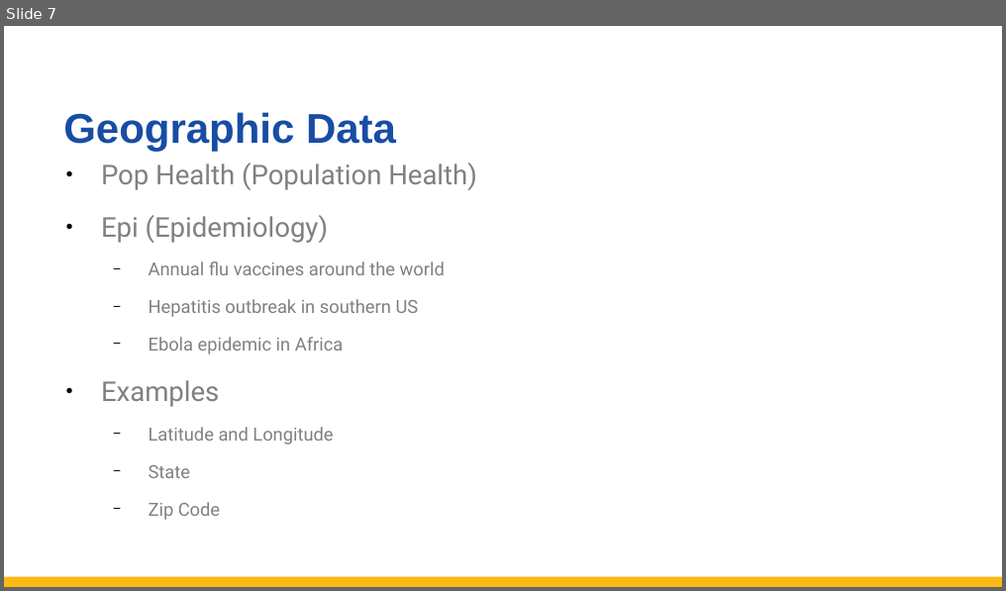
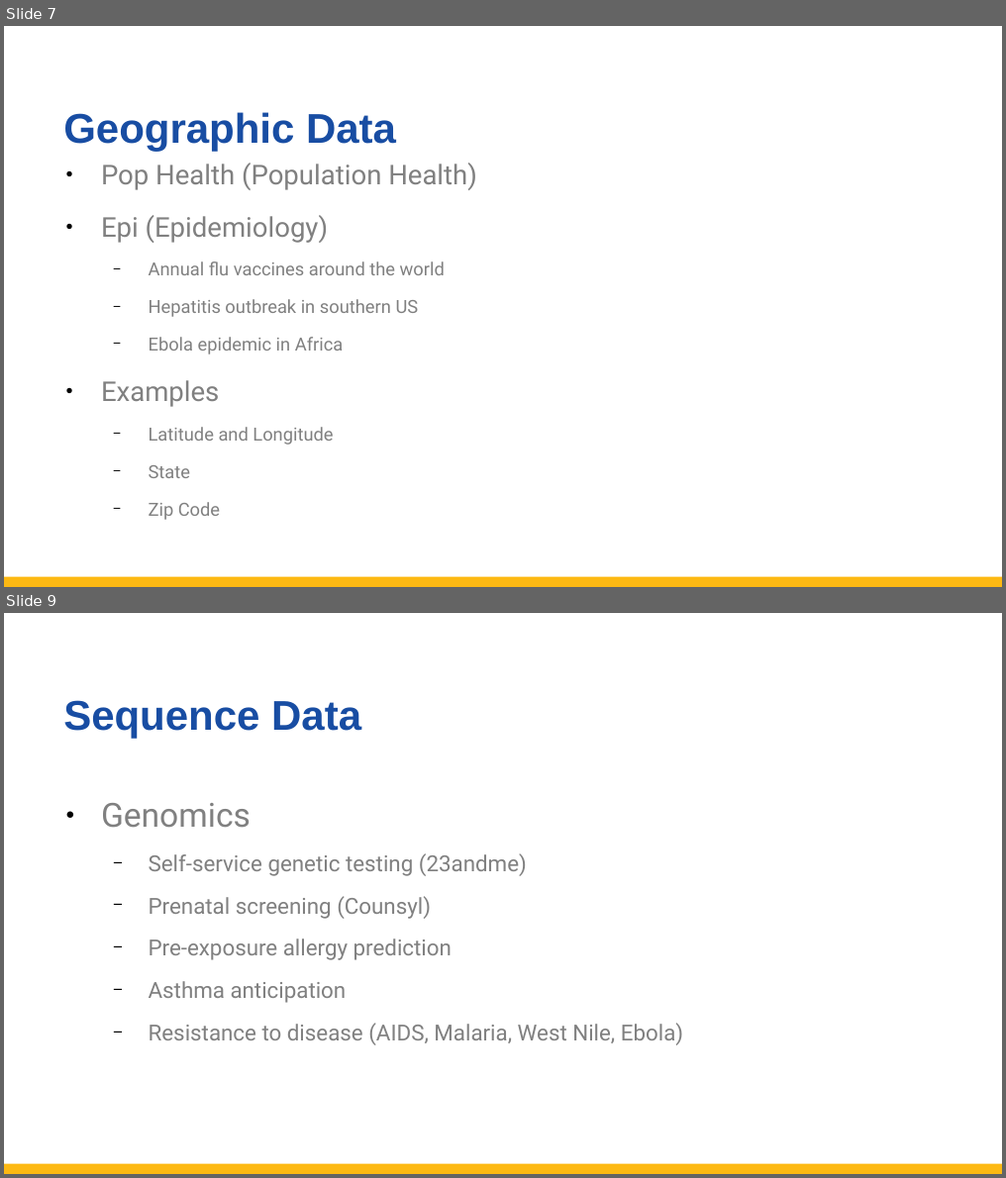
Before and after one commit to totalgood/dsdh, a slide deck: modules/L02/DHDS 40021 L2 Spreadsheet Data Science.pptx. Shown one above the other, each under a label of ours: slide 7 before the commit, slides 7 and 9 after it; the slides between them are not shown. The pictures are 1006x591 and 1006x1178 pixels, drawn with LibreOffice and Linux fonts; fonts in the diff are those of the drawing. Boxes give left, top, right and bottom in pixels: in the first picture for what was removed or moved away, otherwise in the second. Text is boxed around its words. In the diff, an @@ line names an element or a change of style, - is before the commit and + after.

```diff
--- a/modules/L02/DHDS 40021 L2 Spreadsheet Data Science.pptx
+++ b/modules/L02/DHDS 40021 L2 Spreadsheet Data Science.pptx
@@ slide 9 added at [4,613,1002,1174], background #FFFFFF; not listed: 1 template element that a slide beside it also shows @@
@@ text added at [63,700,361,739], 30 pt, text #184DA3, bold @@
+Sequence Data
@@ text added at [101,803,683,1046], 16 pt, text #808080 @@
+● Genomics
+  − Self-service genetic testing (23andme)
+  − Prenatal screening (Counsyl)
+  − Pre-exposure allergy prediction
+  − Asthma anticipation
+  − Resistance to disease (AIDS, Malaria, West Nile, Ebola)
```
Also in this commit, not shown: 4 slides changed, 1 other slide added, 7 other files.
